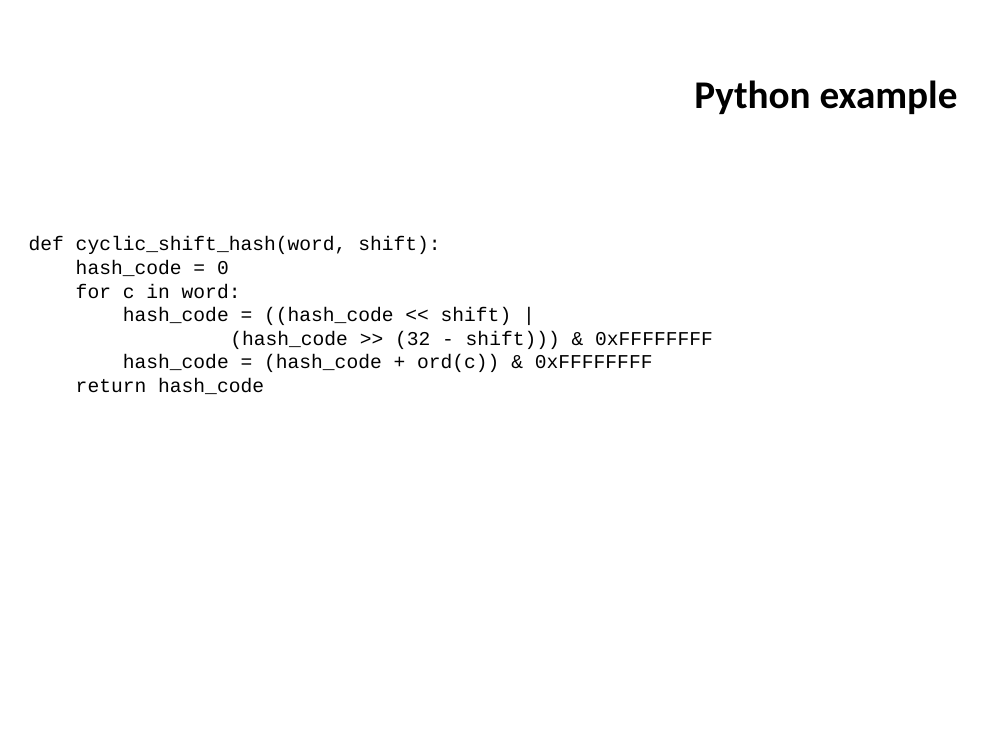
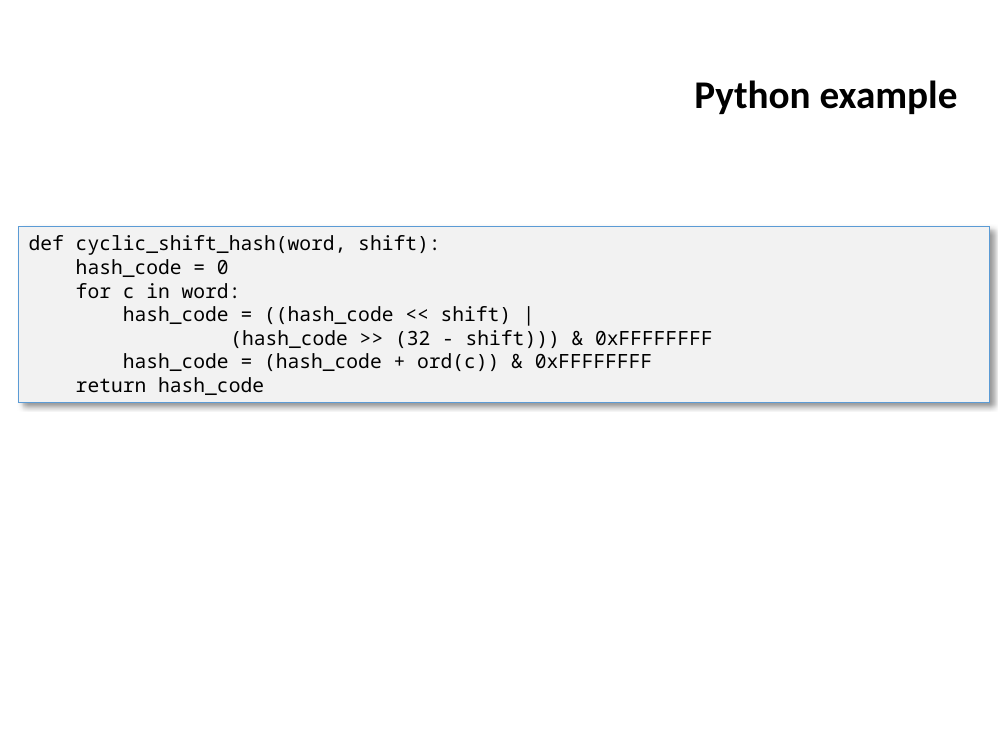
Before and after one commit to ifromm/dsa, a slide deck: slide 22 of slides/unit_5_hashtables.pptx (slide 23 before the commit). Drawn at 1008x756 pixels with LibreOffice and Linux fonts; fonts in the diff are those of the drawing; background and template pictures are left out. Boxes give left, top, right and bottom in pixels: in the first picture for what was removed or moved away, otherwise in the second. Text is boxed around its words. In the diff, an @@ line names an element or a change of style, - is before the commit and + after.

```diff
--- a/slides/unit_5_hashtables.pptx
+++ b/slides/unit_5_hashtables.pptx
@@ rectangle "def cyclic_shift_hash(word, shift):": place and size @@
-rectangle "def cyclic_shift_hash(word, shift):" at bbox=[29, 237, 713, 394]
+rectangle "def cyclic_shift_hash(word, shift):" at bbox=[19, 227, 990, 403]
@@ rectangle "def cyclic_shift_hash(word, shift):" at bbox=[19, 227, 990, 403]: font Courier New to Noto Sans Mono; fill none to #F2F2F2; outline none to #5B9BD5 0.75 pt; shadow on @@
```
Also in this commit, not shown: 12 other slides changed, 3 slides removed, 1 other file.
